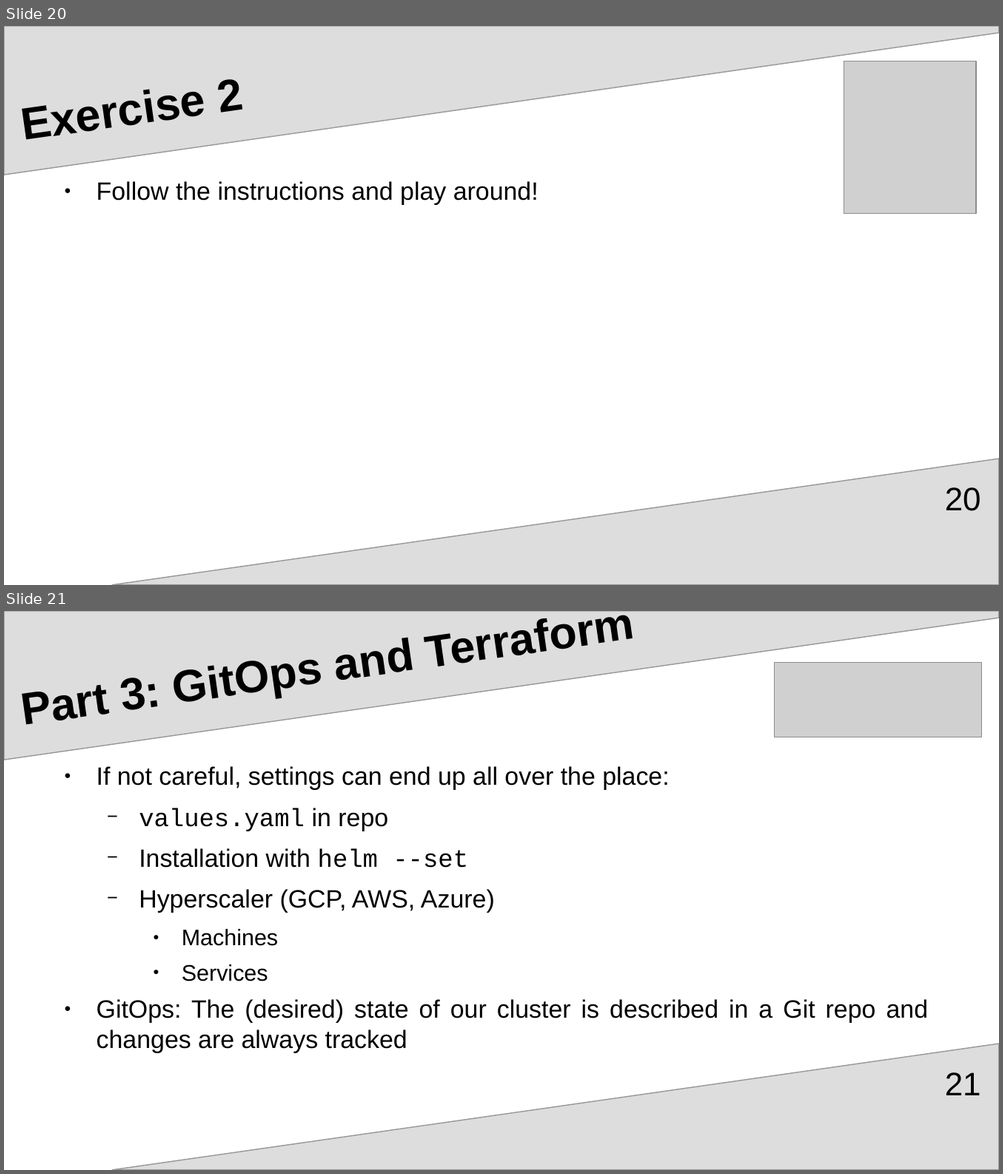
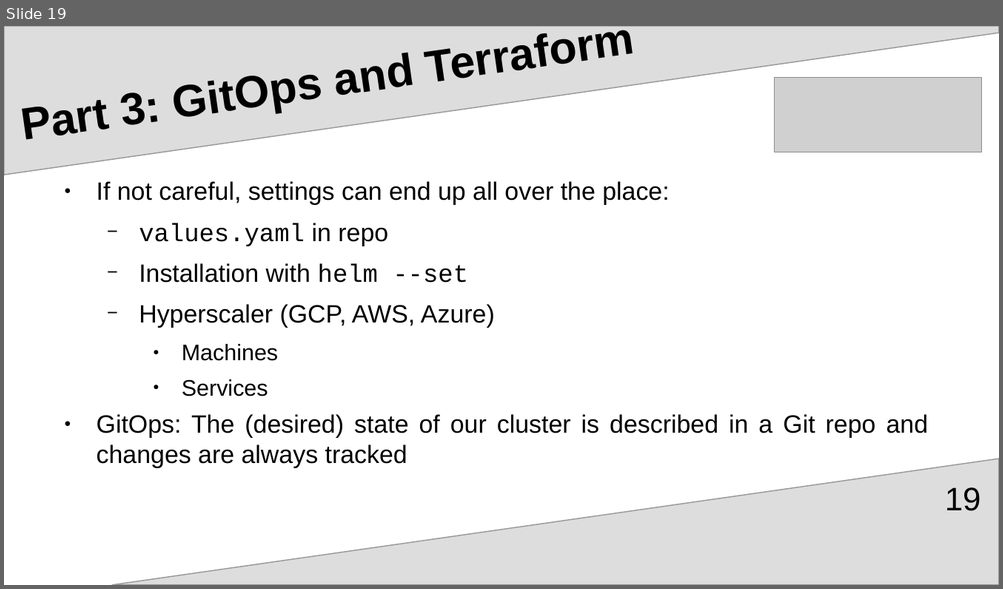
Before and after one commit to upart/cabinops, a slide deck: documentation/Introduction.odp. Shown one above the other, each under a label of ours: slides 20 and 21 before the commit, slide 19 after it. The pictures are 1003x1174 and 1003x589 pixels, drawn with LibreOffice and Linux fonts; fonts in the diff are those of the drawing; grey boxes stand for pictures. Boxes give left, top, right and bottom in pixels: in the first picture for what was removed or moved away, otherwise in the second. Text is boxed around its words. In the diff, an @@ line names an element or a change of style, - is before the commit and + after.

```diff
--- a/documentation/Introduction.odp
+++ b/documentation/Introduction.odp
@@ slide 20 removed at (4, 26, 999, 585), background #FFFFFF; not listed: 2 template elements that a slide beside it also shows @@
@@ picture removed at (843, 62, 976, 214) @@
@@ title removed at (219, 79, 244, 113) @@
-Exercise 2
@@ text removed at (96, 181, 538, 205) @@
-● Follow the instructions and play around!
@@ page number removed at (945, 488, 981, 511) @@
-20
@@ what was slide 21 is now slide 19 @@
@@ page number at (945, 488, 981, 511): text changed @@
-21
+19
```
Also in this commit, not shown: 1 slide changed, 2 other slides removed, 6 other files.
